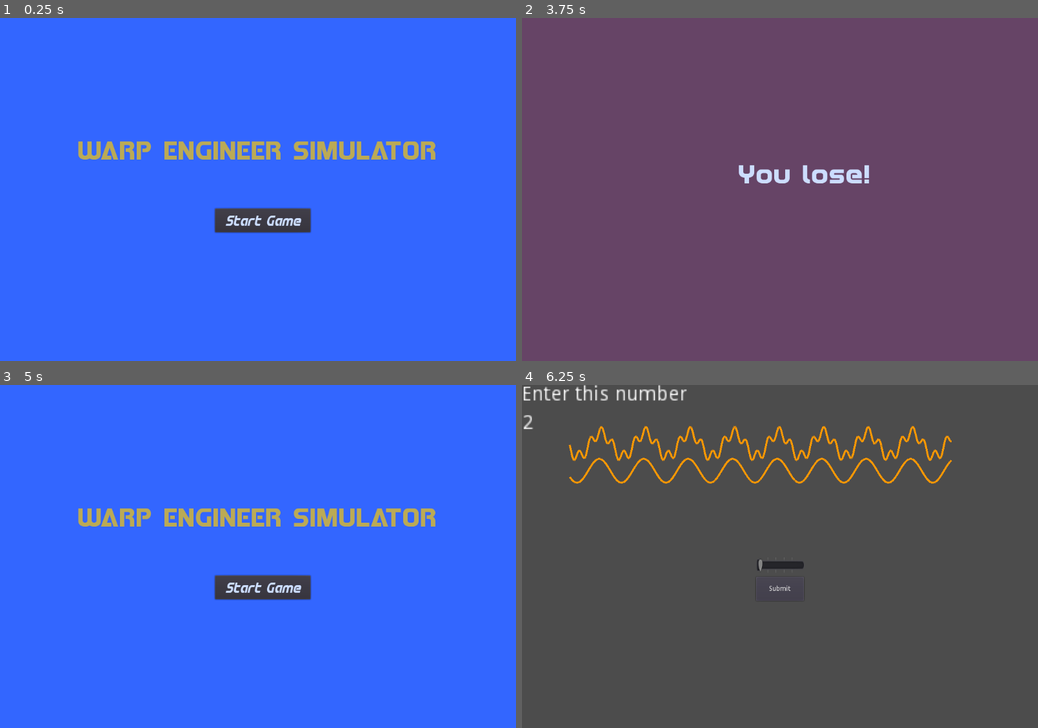
Above: before the commit, frames 1-4 (two rows, left to right).
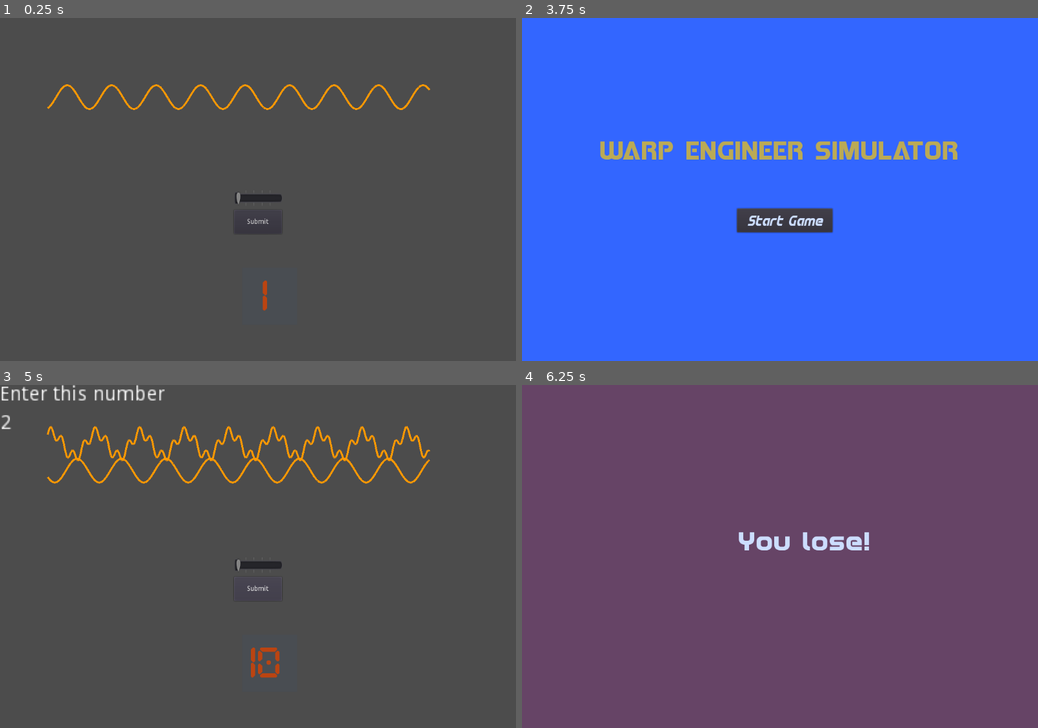
Above: after the commit, the same moments.

Repository: squiggle-at-squiggle/LDJam49
Game: Godot game, scene res://Scenes/Main.tscn
Two runs of this game, one before a commit and one after it. Both use one fixed random seed, a clock stepped at 60 frames per second and the inputs below.
Inputs (mouse positions are in pixels of both pictures, inside the frame that each line leads up to):
- Up to frame 1 (0.25 s): no input
- Up to frame 2 (3.75 s): click (785, 220) at 0.5 s, where only the run before the commit has a clickable "Start Game"; click "Submit" at 1.25 s; click "Submit" at 2 s; click "Submit" at 2.75 s; tap Enter at 3.5 s
- Up to frame 3 (5 s): click (263, 587) at 4.25 s, where only the run after the commit has a clickable "Start Game"
- Up to frame 4 (6.25 s): click (785, 587) at 5 s, where only the run before the commit has a clickable "Start Game"

The runs differ from the first frame. In frame 1, 99% of the frame differs, in the area x 0-100%, y 0-100%; in frame 2, 100%; in frame 3, 99%; in frame 4, 100%.

Commit message:
added a timer that doens't work

Diff:
--- a/Code/Countdown.gd
+++ b/Code/Countdown.gd
@@ -3,7 +3,6 @@
 signal time_up
 
 # Declare member variables here. Examples:
-var time_remaining
 
 
 # Called when the node enters the scene tree for the first time.
@@ -12,12 +11,16 @@
 
 
 # Called every frame. 'delta' is the elapsed time since the previous frame.
-#func _process(delta):
-#	pass
+func _process(delta):
+	$TimerText.text = str($Countdown.wait_time)
 
 func set_timer(initial_time):
-	time_remaining = initial_time
+	$Countdown.wait_time = initial_time
 
 
 func increase_time(increase_amount):
-	time_remaining += increase_amount
+	$Countdown.wait_time
+
+
+func _on_Countdown_timeout():
+	emit_signal("time_up")
--- a/Code/Main.gd
+++ b/Code/Main.gd
@@ -20,11 +20,10 @@
 	$StartScreen/Control.hide()
 	$EndScreen/Control.hide()
 	var instance = Puzzle.instance()
-	# var instance2 = puzzle.instance()
 	instance.generate_puzzle($ControlPanel/Control/SliderOne/HSlider.min_value,$ControlPanel/Control/SliderOne/HSlider.max_value)
 	add_child(instance)
 	solution1 = instance.solution
-	# add_child(instance2)
+	$Countdown.set_timer(10)
 
 
 func LoseGame():
--- a/Scenes/Countdown.tscn
+++ b/Scenes/Countdown.tscn
@@ -35,3 +35,6 @@
 }
 
 [node name="Countdown" type="Timer" parent="."]
+one_shot = true
+
+[connection signal="timeout" from="Countdown" to="." method="_on_Countdown_timeout"]
--- a/Scenes/EndScreen.tscn
+++ b/Scenes/EndScreen.tscn
@@ -11,6 +11,7 @@
 script = ExtResource( 1 )
 
 [node name="Control" type="Control" parent="."]
+visible = false
 anchor_right = 1.0
 anchor_bottom = 1.0
 __meta__ = {
--- a/Scenes/Main.tscn
+++ b/Scenes/Main.tscn
@@ -1,10 +1,11 @@
-[gd_scene load_steps=6 format=2]
+[gd_scene load_steps=7 format=2]
 
 [ext_resource path="res://Code/Main.gd" type="Script" id=1]
 [ext_resource path="res://Scenes/ControlPanel.tscn" type="PackedScene" id=2]
 [ext_resource path="res://Scenes/EndScreen.tscn" type="PackedScene" id=3]
 [ext_resource path="res://Scenes/StartScreen.tscn" type="PackedScene" id=4]
 [ext_resource path="res://Scenes/Puzzle.tscn" type="PackedScene" id=5]
+[ext_resource path="res://Scenes/Countdown.tscn" type="PackedScene" id=6]
 
 [node name="Main" type="Node"]
 script = ExtResource( 1 )
@@ -16,5 +17,12 @@
 
 [node name="StartScreen" parent="." instance=ExtResource( 4 )]
 
+[node name="Countdown" parent="." instance=ExtResource( 6 )]
+margin_left = 507.181
+margin_top = 523.501
+margin_right = 547.181
+margin_bottom = 563.501
+
 [connection signal="submitted" from="ControlPanel" to="." method="CheckSubmission"]
 [connection signal="start" from="StartScreen" to="." method="NewGame"]
+[connection signal="time_up" from="Countdown" to="." method="LoseGame"]
--- a/Scenes/StartScreen.tscn
+++ b/Scenes/StartScreen.tscn
@@ -16,6 +16,7 @@
 script = ExtResource( 1 )
 
 [node name="Control" type="Control" parent="."]
+visible = false
 anchor_right = 1.0
 anchor_bottom = 1.0
 __meta__ = {
